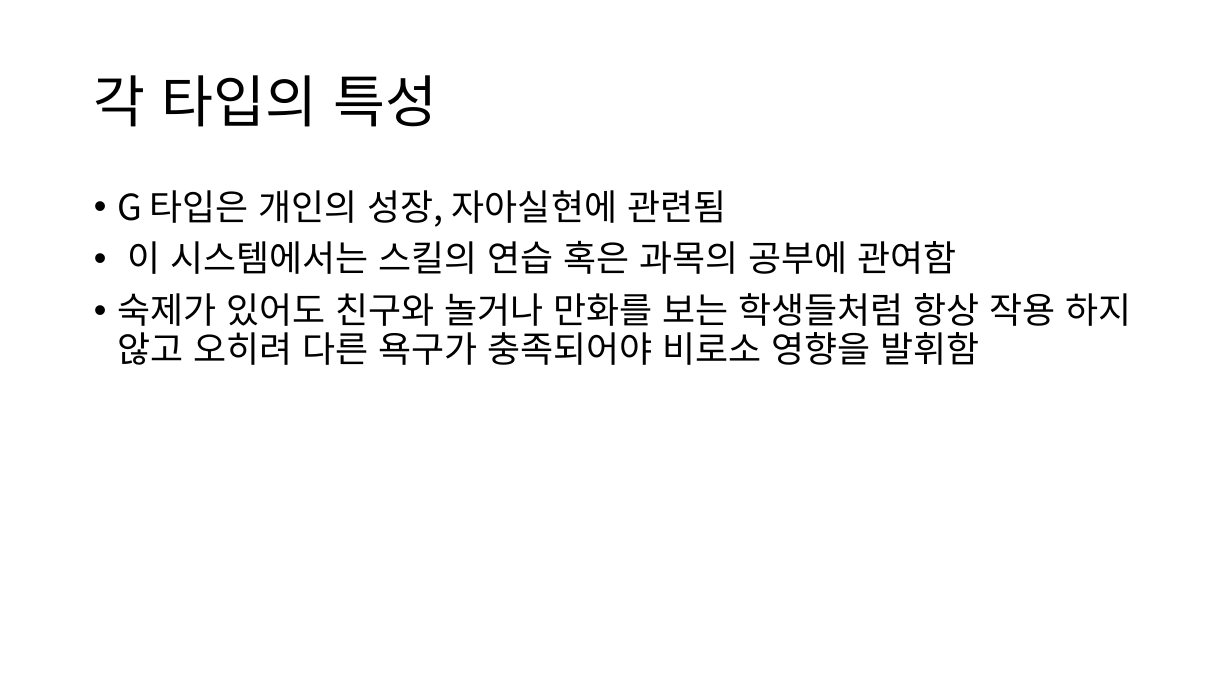
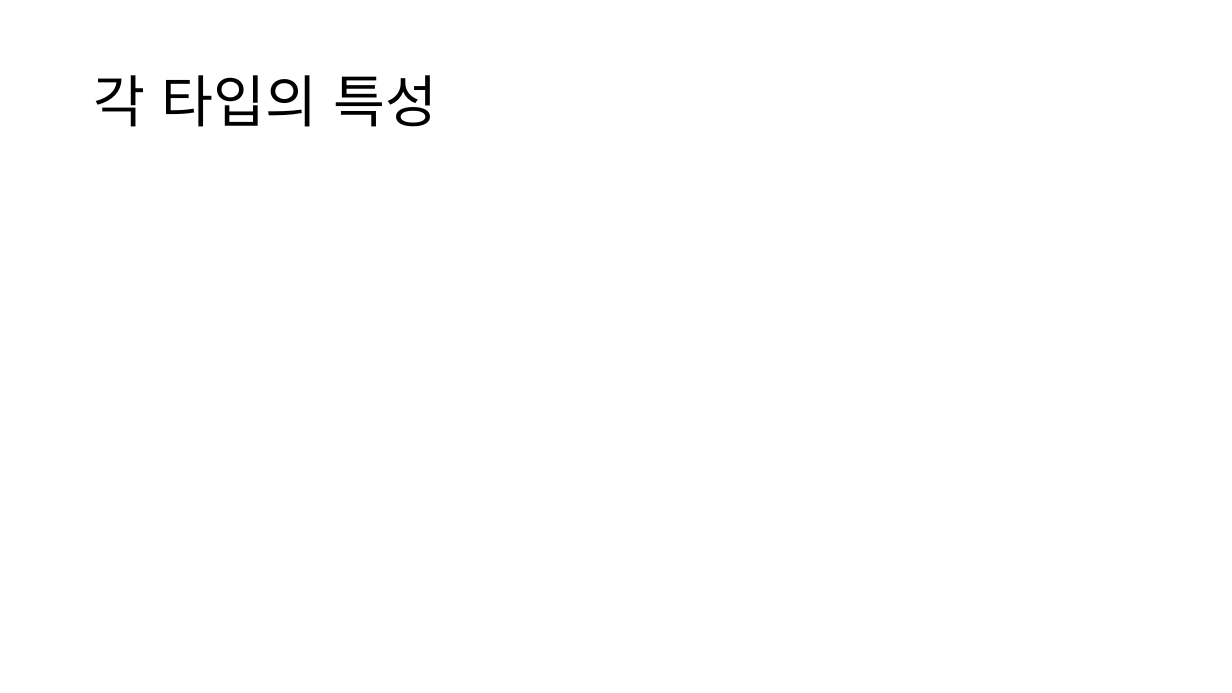
Before and after one commit to pilboy97/SchoolSim, a slide deck: slide 10 of Doc/Utility AI의 구현과 검증.pptx. Drawn at 1232x693 pixels with LibreOffice and Linux fonts; fonts in the diff are those of the drawing; grey boxes stand for pictures. Boxes give left, top, right and bottom in pixels: in the first picture for what was removed or moved away, otherwise in the second. Text is boxed around its words. In the diff, an @@ line names an element or a change of style, - is before the commit and + after.

```diff
--- a/Doc/Utility AI의 구현과 검증.pptx
+++ b/Doc/Utility AI의 구현과 검증.pptx
@@ text removed at (x1=117, y1=190, x2=1132, y2=365) @@
-• G 타입은 개인의 성장, 자아실현에 관련됨
-• 이 시스템에서는 스킬의 연습 혹은 과목의 공부에 관여함
-• 숙제가 있어도 친구와 놀거나 만화를 보는 학생들처럼 항상 작용 하지 않고 오히려 다른 욕구가 충족되어야 비로소 영향을 발휘함
```
Also in this commit, not shown: 7 other slides changed, 5 slides added, 1 slide removed, 26 other files.
